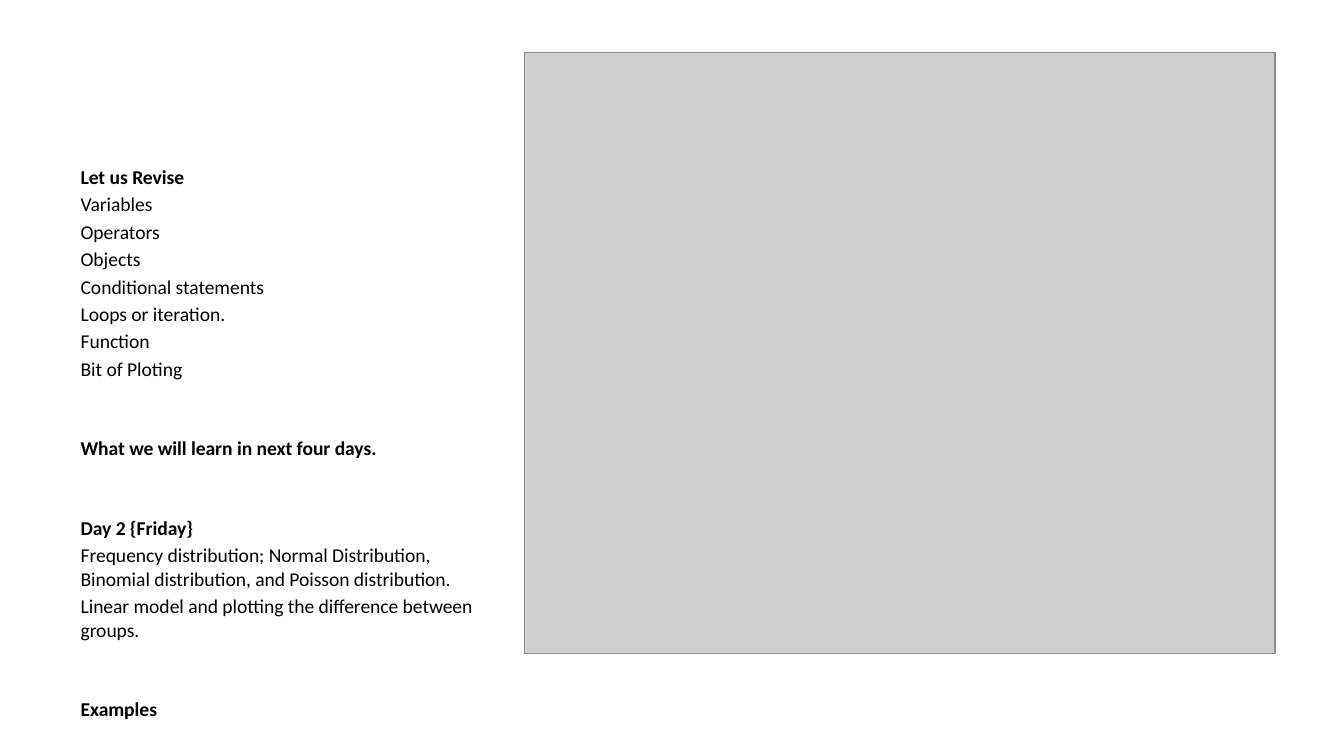
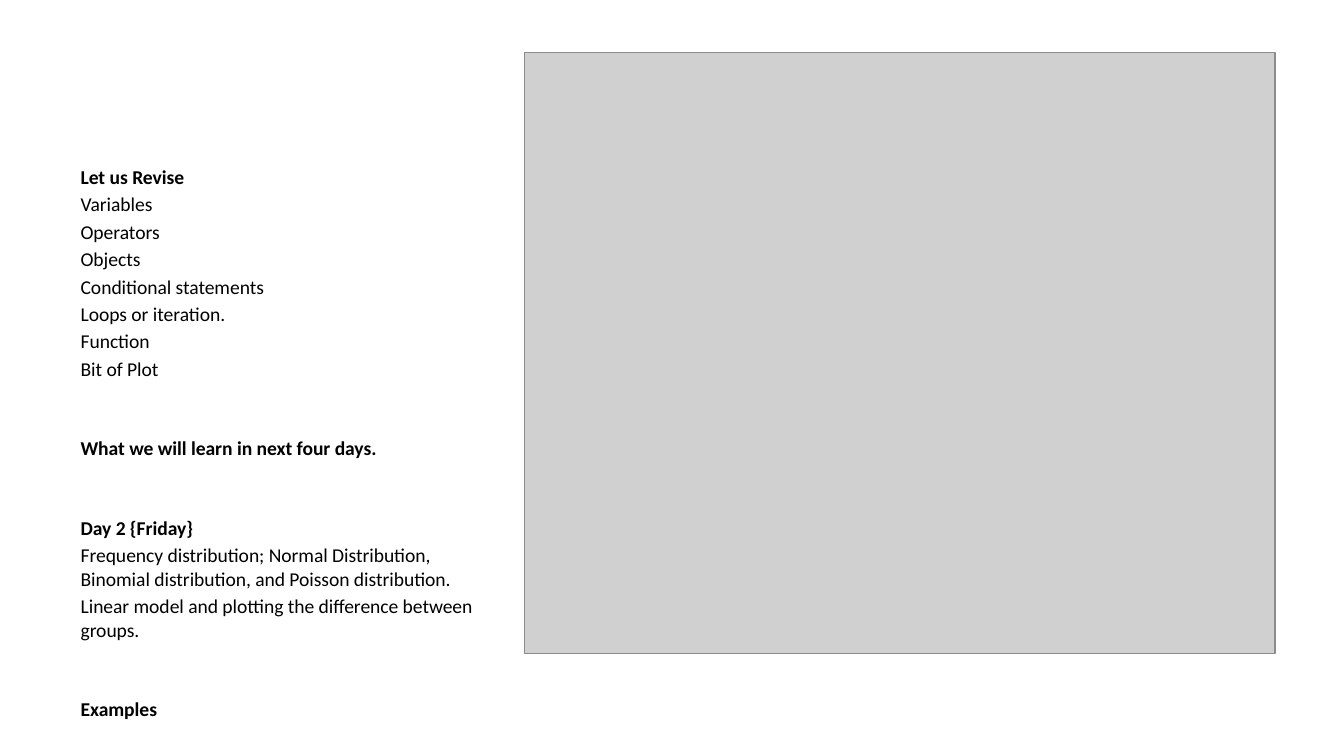
Before and after one commit to ckp1990/intermediate-R-Course, a slide deck: slide 2 of R-Basic-review.pptx. Drawn at 1344x756 pixels with LibreOffice and Linux fonts; fonts in the diff are those of the drawing; grey boxes stand for pictures. Boxes give left, top, right and bottom in pixels: in the first picture for what was removed or moved away, otherwise in the second. Text is boxed around its words. In the diff, an @@ line names an element or a change of style, - is before the commit and + after.

```diff
--- a/R-Basic-review.pptx
+++ b/R-Basic-review.pptx
@@ text at (81,362,158,376): text changed @@
-Bit of Ploting
+Bit of Plot
```
Also in this commit, not shown: 1 other file.
